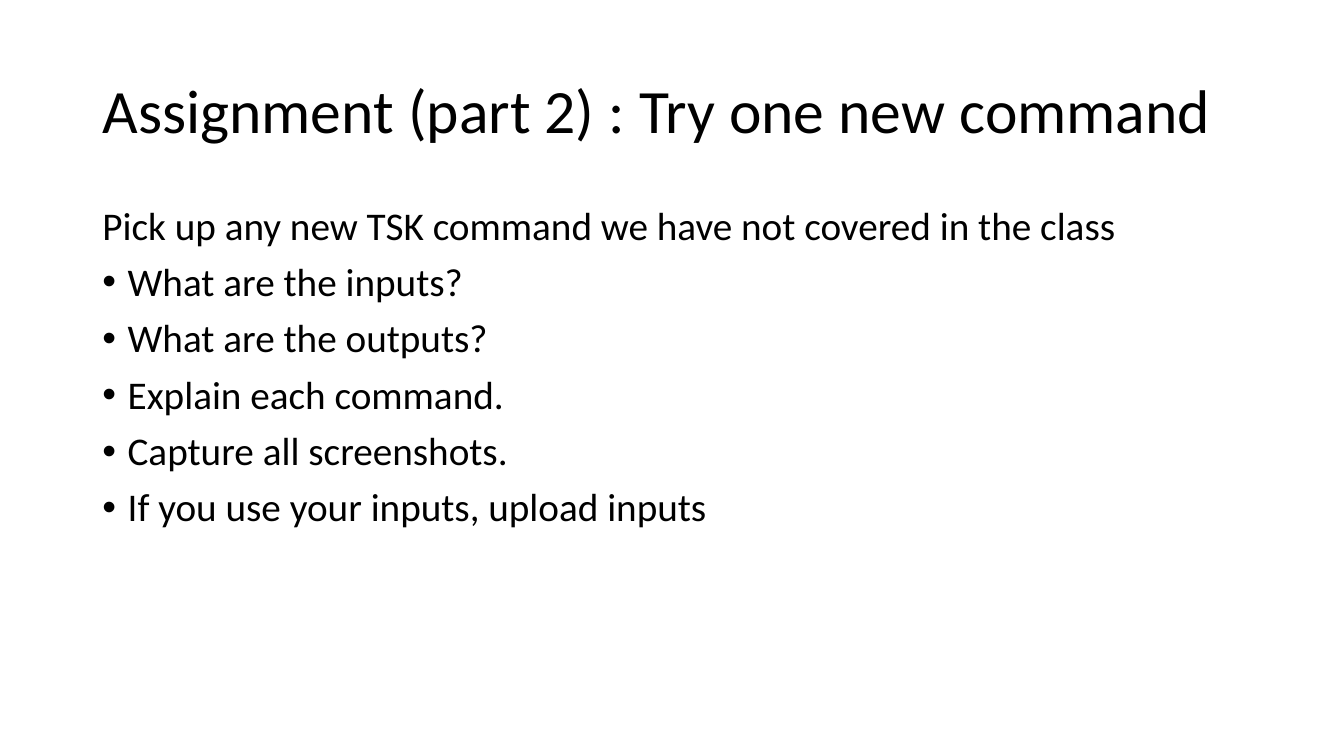
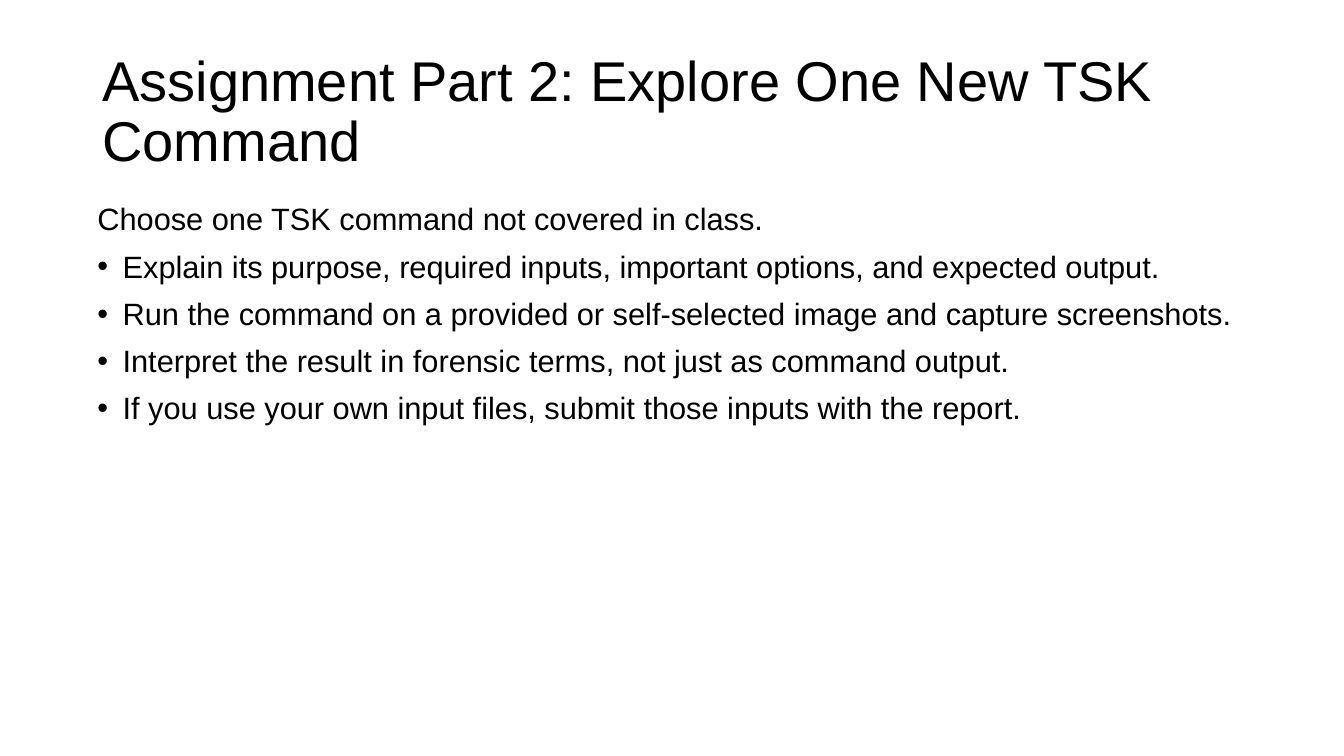
Before and after one commit to frankwxu/Digital-Forensics-Basic-Book, a slide deck: slide 43 of PPTs/Ch7_The_Sleuth_Kit_Tutorial.pptx (slide 40 before the commit). Drawn at 1344x756 pixels with LibreOffice and Linux fonts; fonts in the diff are those of the drawing; background and template pictures are left out. Boxes give left, top, right and bottom in pixels: in the first picture for what was removed or moved away, otherwise in the second. Text is boxed around its words. In the diff, an @@ line names an element or a change of style, - is before the commit and + after.

Commit message:
update Ch7 The Sleuth Kit Tutorial presentation for Digital Forensics

```diff
--- a/PPTs/Ch7_The_Sleuth_Kit_Tutorial.pptx
+++ b/PPTs/Ch7_The_Sleuth_Kit_Tutorial.pptx
@@ title at [102,60,1152,162]: text changed; size 44 to 40 pt; font Calibri to Arial @@
-Assignment (part 2) : Try one new command
+Assignment Part 2: Explore One New TSK Command
@@ text at [97,207,1231,425]: text changed; size 28 to 22 pt; font Calibri to Arial @@
-Pick up any new TSK command we have not covered in the class
-• What are the inputs?
-• What are the outputs?
-• Explain each command.
-• Capture all screenshots.
-• If you use your inputs, upload inputs
+Choose one TSK command not covered in class.
+• Explain its purpose, required inputs, important options, and expected output.
+• Run the command on a provided or self-selected image and capture screenshots.
+• Interpret the result in forensic terms, not just as command output.
+• If you use your own input files, submit those inputs with the report.
```
Also in this commit, not shown: 37 other slides changed, 4 slides added, 1 slide removed.
